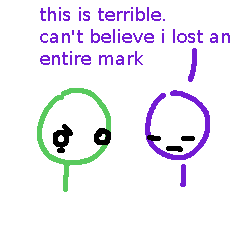
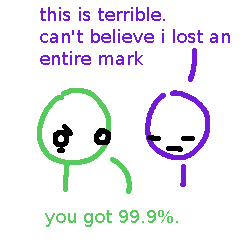
Revision of a layered 250×250 image; what changed, layer by layer:
added layer "you got 99.9%." above "this is terrible. ..." over (x1=45, y1=210, x2=178, y2=227)
painted on "Background" over (x1=110, y1=157, x2=132, y2=194)
